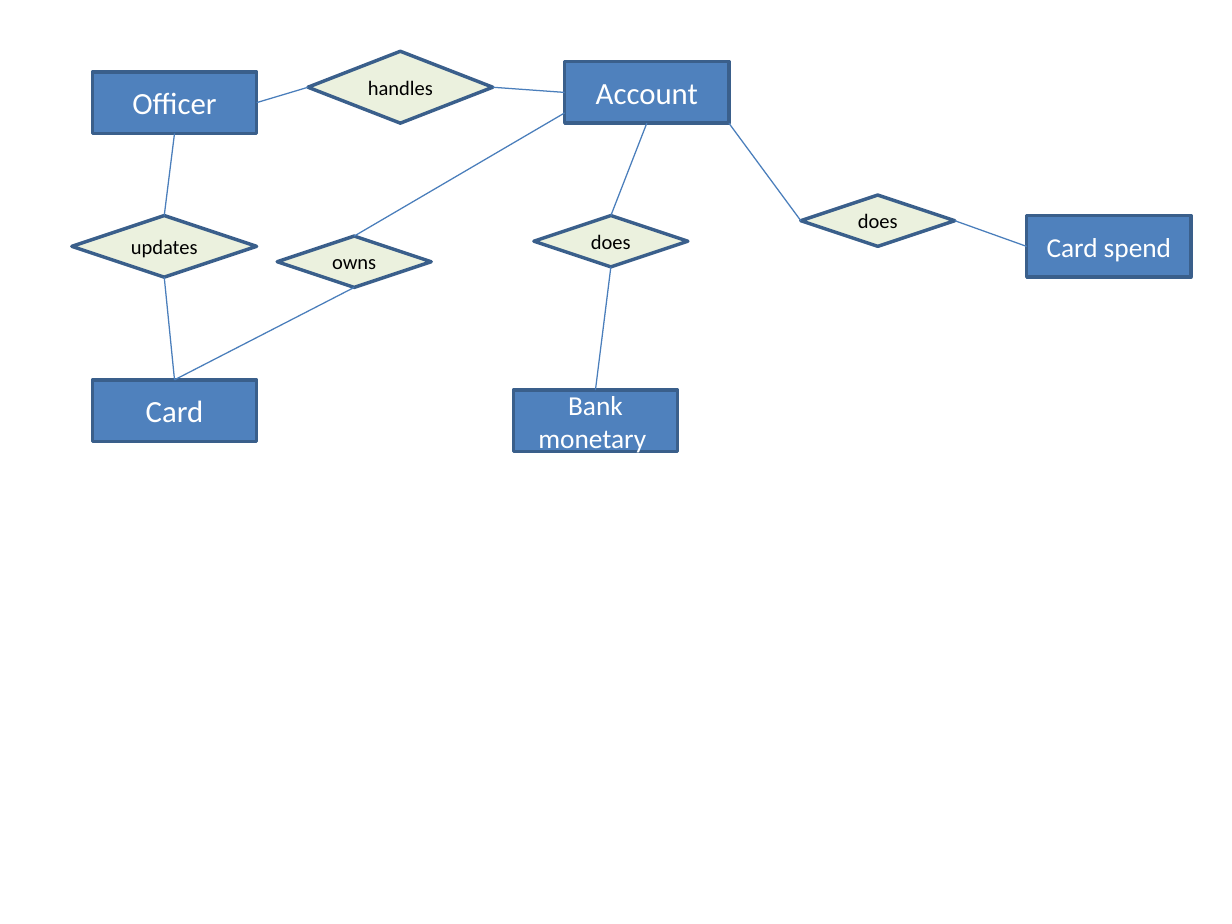
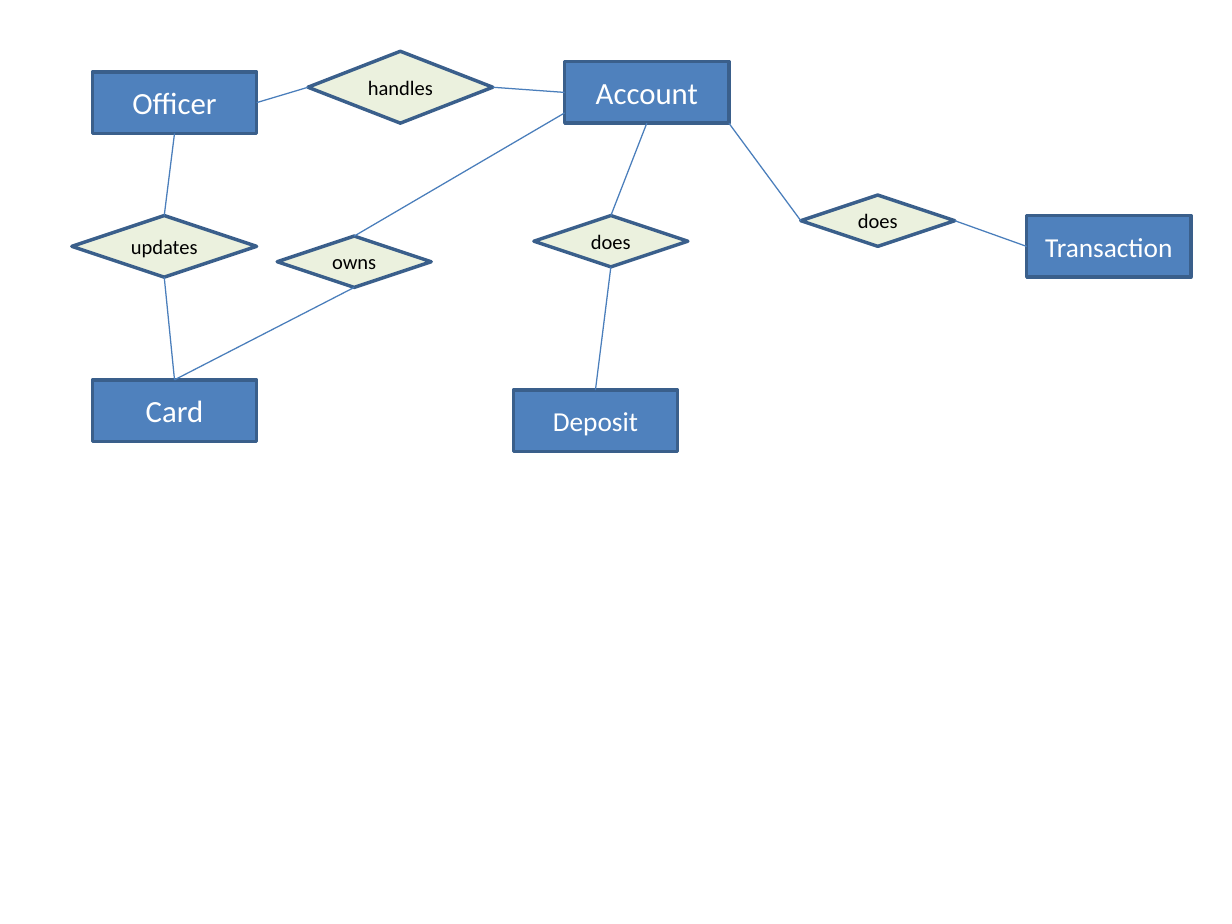
Before and after one commit to bidrohi462/bytecode, a slide deck: slide 3 of Erd.pptx. Drawn at 1232x924 pixels with LibreOffice and Linux fonts; fonts in the diff are those of the drawing. Boxes give left, top, right and bottom in pixels: in the first picture for what was removed or moved away, otherwise in the second. Text is boxed around its words. In the diff, an @@ line names an element or a change of style, - is before the commit and + after.

```diff
--- a/Erd.pptx
+++ b/Erd.pptx
@@ text in rectangle at bbox=[1045, 238, 1172, 257]: text changed @@
-Card spend
+Transaction
@@ text in rectangle at bbox=[553, 412, 638, 436]: text changed @@
-Bank monetary
+Deposit
```
Also in this commit, not shown: 1 other slide changed, 1 other file.
